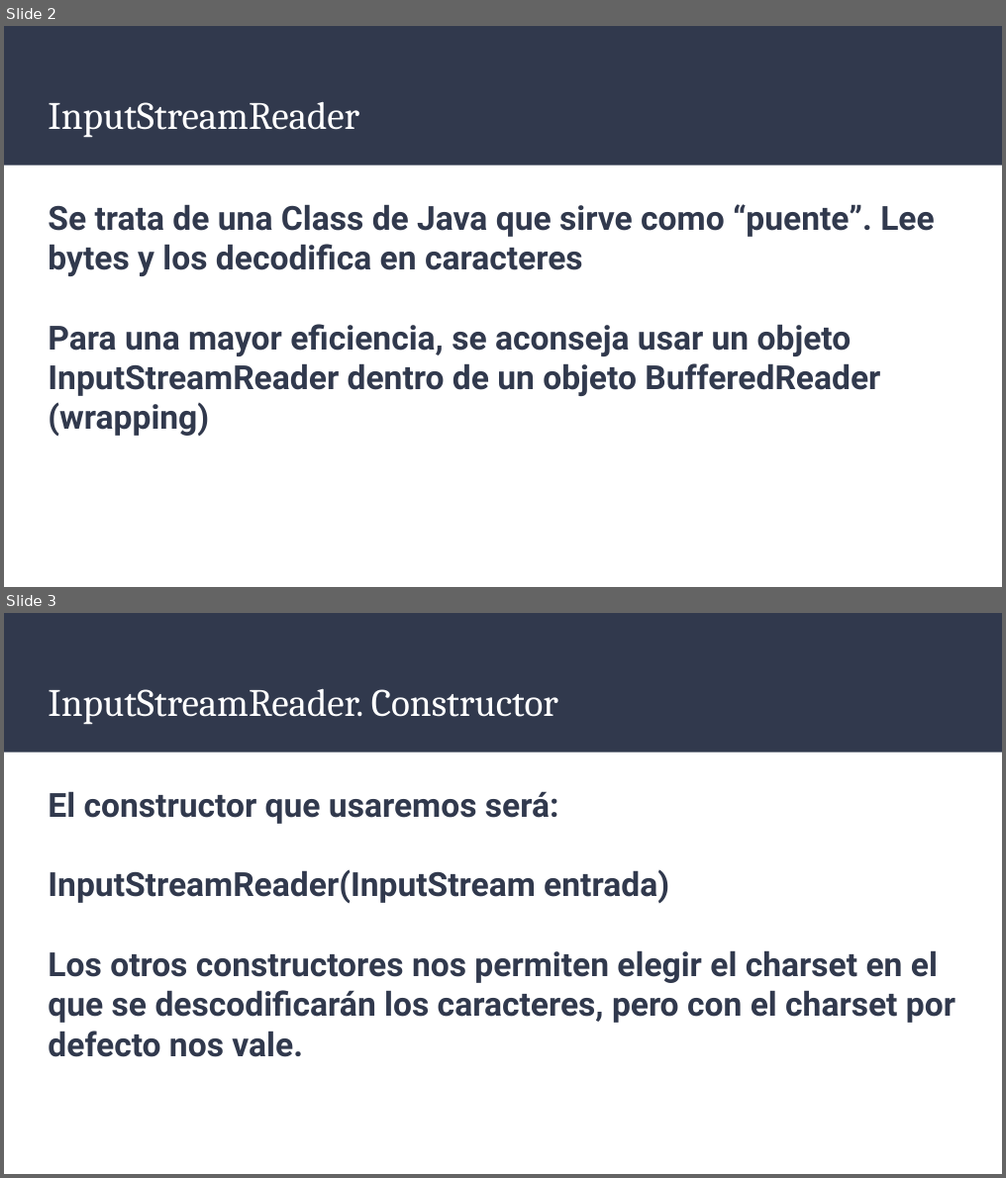
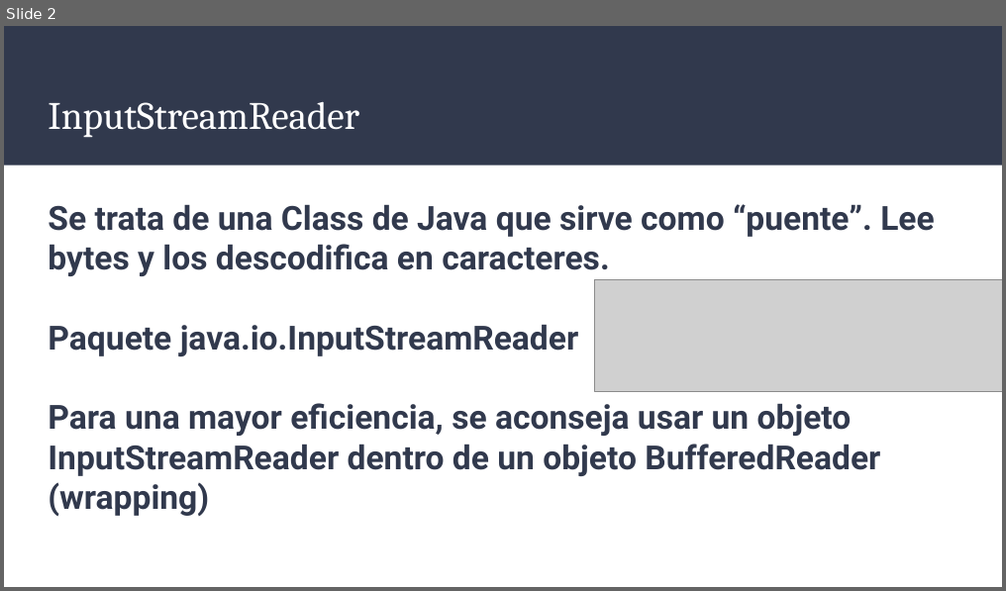
Before and after one commit to Ivanmr96/U10---Ficheros, a slide deck: Presentaciones/Clases InputStreamReader y OutputStreamWriter.pptx. Shown one above the other, each under a label of ours: slides 2 and 3 before the commit, slide 2 after it. The pictures are 1006x1178 and 1006x591 pixels, drawn with LibreOffice and Linux fonts; fonts in the diff are those of the drawing; grey boxes stand for pictures. Boxes give left, top, right and bottom in pixels: in the first picture for what was removed or moved away, otherwise in the second. Text is boxed around its words. In the diff, an @@ line names an element or a change of style, - is before the commit and + after.

```diff
--- a/Presentaciones/Clases InputStreamReader y OutputStreamWriter.pptx
+++ b/Presentaciones/Clases InputStreamReader y OutputStreamWriter.pptx
@@ slide 3 removed at box(4, 613, 1002, 1174), background #FFFFFF; not listed: 1 template element that a slide beside it also shows @@
@@ title removed at box(48, 688, 558, 725) @@
-InputStreamReader. Constructor
@@ text removed at box(48, 791, 955, 1058) @@
-El constructor que usaremos será:
-InputStreamReader(InputStream entrada)
-Los otros constructores nos permiten elegir el charset en el que se descodificarán los caracteres, pero con el charset por defecto nos vale.
@@ slide 2 changed as well @@
@@ text at box(48, 204, 934, 357): text changed @@
-Se trata de una Class de Java que sirve como “puente”. Lee bytes y los decodifica en caracteres
+Se trata de una Class de Java que sirve como “puente”. Lee bytes y los descodifica en caracteres.
+Paquete java.io.InputStreamReader
@@ picture added at box(595, 280, 1002, 392) @@
```
Also in this commit, not shown: 6 other slides changed, 2 slides added, 3 other slides removed, 18 other files.
